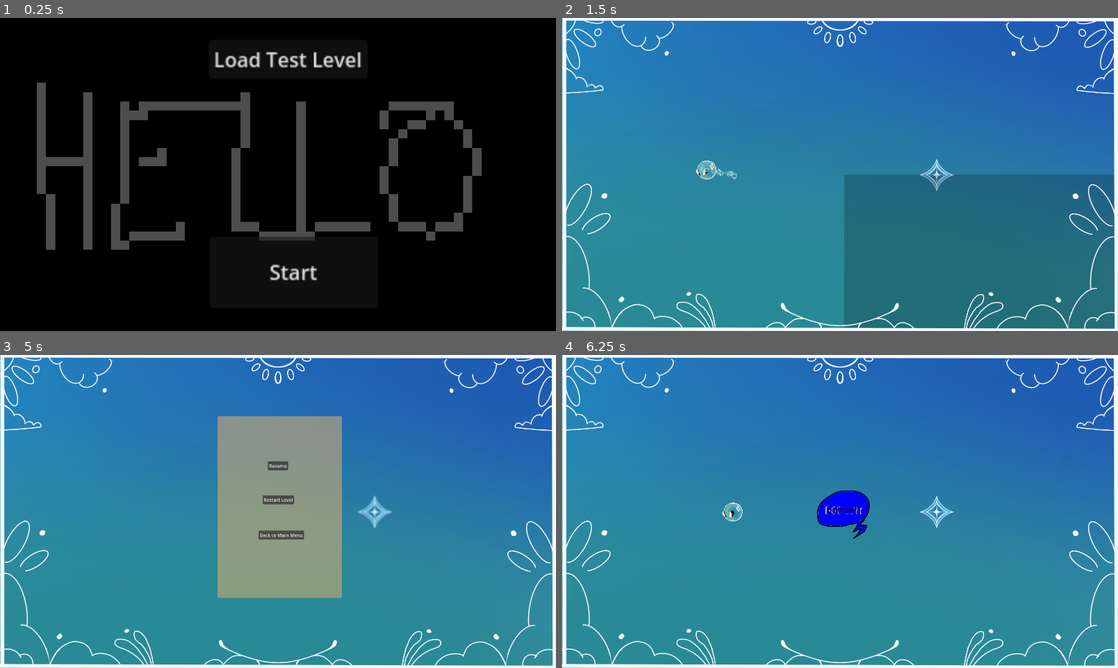
Above: before the commit, frames 1-4 (two rows, left to right).
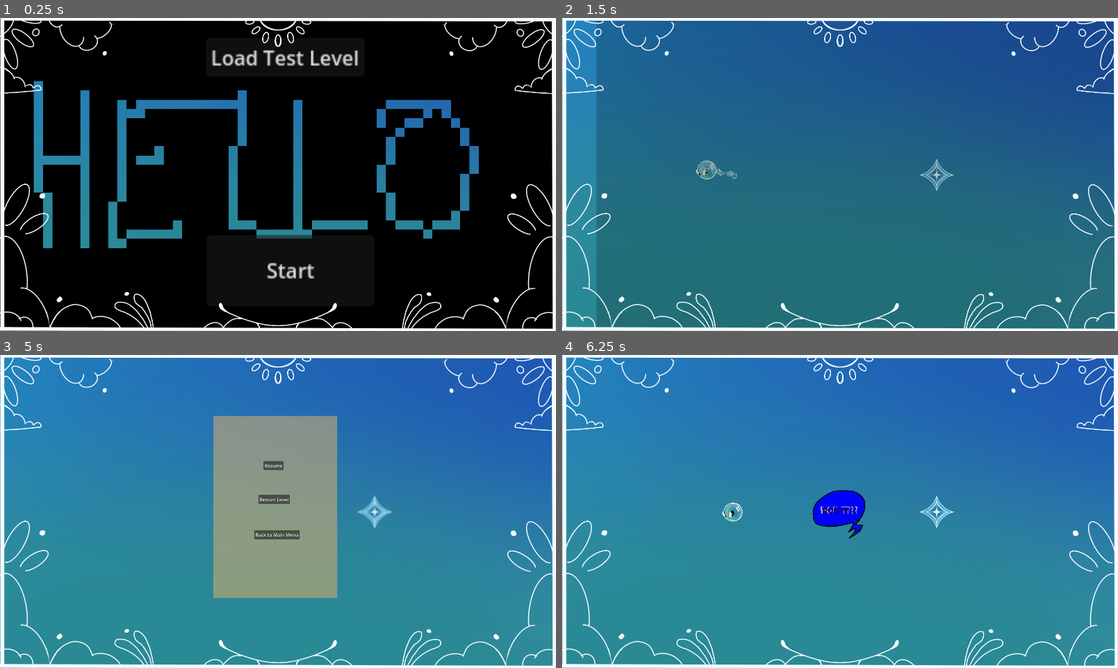
Above: after the commit, the same moments.

Repository: davifarhi/GGJ25-CrashSim-Untitled
Game: Godot game, scene res://scenes/levels/hello.tscn
Two runs of this game, one before a commit and one after it. Both use one fixed random seed, a clock stepped at 60 frames per second and the inputs below.
Inputs (mouse positions are in pixels of both pictures, inside the frame that each line leads up to):
- Up to frame 1 (0.25 s): no input
- Up to frame 2 (1.5 s): click "Start" at 0.5 s; move the mouse to (962, 158) at 1.27 s; click (962, 158) at 1.35 s
- Up to frame 3 (5 s): move the mouse to (166, 527) at 2.02 s; tap Delete at 2.1, 3.6 s; move the mouse to (333, 442) at 2.77 s; click (333, 442) at 2.85 s; move the mouse to (250, 574) at 3.52 s; tap Enter at 4.25 s; move the mouse to (444, 558) at 4.27 s; click (444, 558) at 4.35 s; tap Escape (TogglePause) at 4.9 s
- Up to frame 4 (6.25 s): click "Restart Level" at 5 s; move the mouse to (673, 464) at 5.77 s; tap Delete at 5.85 s

The runs differ from the first frame. In frame 1, 18% of the frame differs, in the area x 0-100%, y 0-100%; in frame 2, 66%, in the area x 6-100%, y 0-99%; in frame 3, 1.3%; in frame 4, 0.5%.

Commit message:
Fix menu placement

Diff:
--- a/ggj-crashsim-untilted/autoloads/fade.gd
+++ b/ggj-crashsim-untilted/autoloads/fade.gd
@@ -21,11 +21,19 @@
 
 
 func fade_in():
+	if (UiManager.Camera == null):
+		global_position = Vector2()
+	else:
+		global_position = UiManager.Camera.global_position - get_viewport_rect().size / 2
 	show()
 	animation.play("FadeFromBlack")
 
 
 func fade_out():
+	if (UiManager.Camera == null):
+		global_position = Vector2()
+	else:
+		global_position = UiManager.Camera.global_position - get_viewport_rect().size / 2
 	show()
 	animation.play("FadeToBlack")
 
--- a/ggj-crashsim-untilted/autoloads/pause_menu.gd
+++ b/ggj-crashsim-untilted/autoloads/pause_menu.gd
@@ -1,5 +1,4 @@
 extends Node2D
-
 
 # Called when the node enters the scene tree for the first time.
 func _ready() -> void:
@@ -8,11 +7,12 @@
 	hide()
 
 
-func _process(delta: float) -> void:
+func _process(_delta: float) -> void:
 	pass
 
 
 func _on_game_pause() -> void:
+	global_position = UiManager.Camera.global_position - get_viewport_rect().size / 2
 	show()
 
 
@@ -23,7 +23,6 @@
 func _on_resume_pressed() -> void:
 	UiManager.Unpause.emit()
 
-
 func _on_restart_level_pressed() -> void:
 	GameManager.PreviousLevel.emit()
 	UiManager.Unpause.emit()
--- a/ggj-crashsim-untilted/autoloads/pop_it.gd
+++ b/ggj-crashsim-untilted/autoloads/pop_it.gd
@@ -22,6 +22,7 @@
 
 
 func _start_popit() -> void:
+	global_position = UiManager.Camera.global_position - get_viewport_rect().size / 2
 	show()
 	animation.play("popit!!")
 	$SFX.play()
--- a/ggj-crashsim-untilted/autoloads/timeout_menu.gd
+++ b/ggj-crashsim-untilted/autoloads/timeout_menu.gd
@@ -14,6 +14,7 @@
 
 
 func open_timeout_menu():
+	global_position = UiManager.Camera.global_position - get_viewport_rect().size / 2
 	show()
 	get_tree().paused = true
 
--- a/ggj-crashsim-untilted/autoloads/ui_manager.gd
+++ b/ggj-crashsim-untilted/autoloads/ui_manager.gd
@@ -2,6 +2,8 @@
 
 signal Pause
 signal Unpause
+
+var Camera:Camera2D
 
 # Called when the node enters the scene tree for the first time.
 func _ready() -> void:
--- a/ggj-crashsim-untilted/scenes/camera.gd
+++ b/ggj-crashsim-untilted/scenes/camera.gd
@@ -9,7 +9,7 @@
 
 # Called when the node enters the scene tree for the first time.
 func _ready() -> void:
-	pass # Replace with function body.
+	UiManager.Camera = self
 
 # Called every frame. 'delta' is the elapsed time since the previous frame.
 func _process(_delta: float) -> void:
--- a/ggj-crashsim-untilted/scenes/levels/bye.tscn
+++ b/ggj-crashsim-untilted/scenes/levels/bye.tscn
@@ -1,25 +1,29 @@
-[gd_scene load_steps=4 format=4 uid="uid://djbu8d5lmxdd1"]
+[gd_scene load_steps=5 format=4 uid="uid://djbu8d5lmxdd1"]
 
 [ext_resource type="Script" path="res://scenes/levels/bye.gd" id="1_vm3el"]
 [ext_resource type="PackedScene" uid="uid://b6j1f4wg7fctp" path="res://scenes/Boubou.tscn" id="2_3rw3v"]
 [ext_resource type="PackedScene" uid="uid://b3gda251w5tng" path="res://scenes/BaseMapTileMap.tscn" id="3_mi7eq"]
+[ext_resource type="PackedScene" uid="uid://cgsnmul1dmmnk" path="res://scenes/camera_2d.tscn" id="4_jyxn7"]
 
 [node name="Bye" type="Node2D"]
 script = ExtResource("1_vm3el")
 
 [node name="Boubou" parent="." instance=ExtResource("2_3rw3v")]
-position = Vector2(1142, 437)
+position = Vector2(191, -96)
 rotation = 1.01578
 
 [node name="TileMapLayer" parent="." instance=ExtResource("3_mi7eq")]
+position = Vector2(-951, -533)
 tile_map_data = PackedByteArray("AAAFAAYAAAAAAAAAAAAFAAcAAAAAAAAAAAAFAAgAAAAAAAAAAAAFAAkAAAAAAAAAAAAFAAoAAAAAAAAAAAAFAA …(32960 unchanged characters)…
 script = null
 
 [node name="Main Menu" type="Button" parent="."]
-offset_left = 720.0
-offset_top = 839.0
-offset_right = 1281.0
-offset_bottom = 1020.0
+offset_left = -231.0
+offset_top = 306.0
+offset_right = 330.0
+offset_bottom = 487.0
 text = "Main Menu"
 
+[node name="Camera2D" parent="." instance=ExtResource("4_jyxn7")]
+
 [connection signal="pressed" from="Main Menu" to="." method="_on_main_menu_pressed"]
--- a/ggj-crashsim-untilted/scenes/levels/hello.tscn
+++ b/ggj-crashsim-untilted/scenes/levels/hello.tscn
@@ -1,38 +1,41 @@
-[gd_scene load_steps=4 format=4 uid="uid://0hxqp7vy7b3r"]
+[gd_scene load_steps=5 format=4 uid="uid://0hxqp7vy7b3r"]
 
 [ext_resource type="Script" path="res://scenes/levels/hello.gd" id="1_4ahbp"]
 [ext_resource type="PackedScene" uid="uid://b6j1f4wg7fctp" path="res://scenes/Boubou.tscn" id="1_jv5iv"]
 [ext_resource type="PackedScene" uid="uid://b3gda251w5tng" path="res://scenes/BaseMapTileMap.tscn" id="2_5kof5"]
+[ext_resource type="PackedScene" uid="uid://cgsnmul1dmmnk" path="res://scenes/camera_2d.tscn" id="4_l42yb"]
 
 [node name="Hello" type="Node2D"]
 script = ExtResource("1_4ahbp")
 
 [node name="Boubou" parent="." instance=ExtResource("1_jv5iv")]
-position = Vector2(1142, 437)
+position = Vector2(172, -109)
 rotation = 1.01578
 
 [node name="TileMapLayer" parent="." instance=ExtResource("2_5kof5")]
-position = Vector2(-1, 0)
+position = Vector2(-971, -546)
 tile_map_data = PackedByteArray("AAAFAAYAAAAAAAAAAAAFAAcAAAAAAAAAAAAFAAgAAAAAAAAAAAAFAAkAAAAAAAAAAAAFAAoAAAAAAAAAAAAFAA …(33008 unchanged characters)…
 script = null
 
 [node name="Start" type="Button" parent="."]
-offset_left = 724.0
-offset_top = 755.0
-offset_right = 856.0
-offset_bottom = 811.0
+offset_left = -246.0
+offset_top = 209.0
+offset_right = -114.0
+offset_bottom = 265.0
 scale = Vector2(4.39447, 4.39447)
 text = "Start"
 metadata/_edit_use_anchors_ = true
 
 [node name="Load Test Level" type="Button" parent="."]
-offset_left = 721.0
-offset_top = 75.0
-offset_right = 848.0
-offset_bottom = 106.0
+offset_left = -249.0
+offset_top = -471.0
+offset_right = -122.0
+offset_bottom = -440.0
 scale = Vector2(4.32, 4.32)
 text = "Load Test Level"
 metadata/_edit_use_anchors_ = true
 
+[node name="Camera2D" parent="." instance=ExtResource("4_l42yb")]
+
 [connection signal="pressed" from="Start" to="." method="_on_start_pressed"]
 [connection signal="pressed" from="Load Test Level" to="." method="_on_load_test_level_pressed"]
